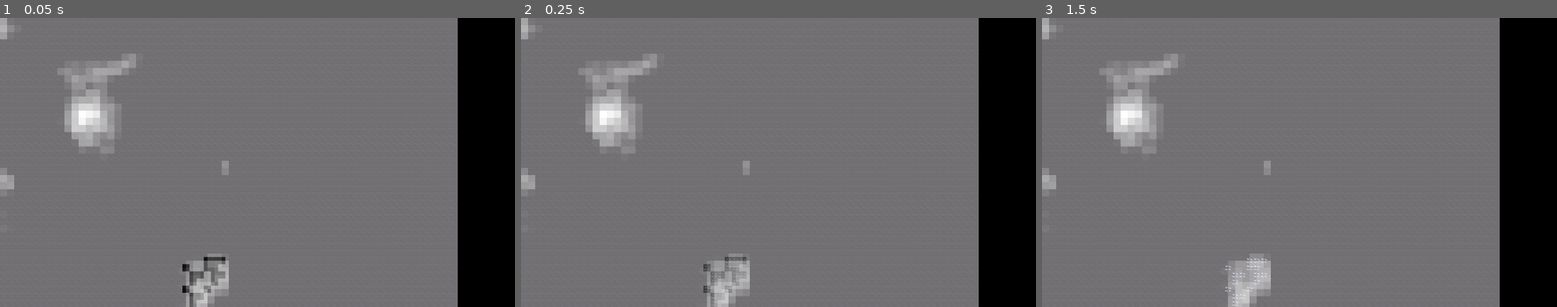
Above: before the commit, frames 1-3 (left to right).
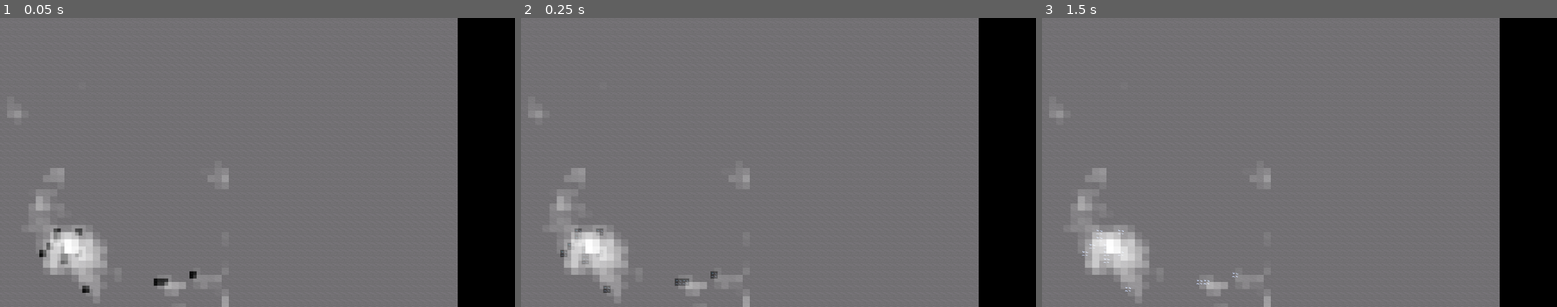
Above: after the commit, the same moments.

Repository: CoolGabrijel/excavator2
Game: Godot game, scene res://scenes/test_ore_gen.tscn
Two runs of this game, one before a commit and one after it. Both use one fixed random seed, a clock stepped at 60 frames per second and the inputs below. This scene is started directly instead of the project's main scene.
Inputs (mouse positions are in pixels of both pictures, inside the frame that each line leads up to):
- Up to frame 1 (0.05 s): no input
- Up to frame 2 (0.25 s): no input
- Up to frame 3 (1.5 s): tap Enter at 0.5 s; move the mouse to (1273, 220) at 0.52 s; hold W (Up) from 0.53 s (still down); click (1273, 220) at 0.67 s; tap Space at 1.25 s; move the mouse to (1454, 205) at 1.27 s; click (1454, 205) at 1.42 s

The runs differ from the first frame. In frame 1, 5.9% of the frame differs, in the area x 0-45%, y 0-100%; in frame 2, 5.9%; in frame 3, 6.1%.

Commit message:
Fix upgrade ordering

Diff:
--- a/ores/Copper.tres
+++ b/ores/Copper.tres
@@ -9,7 +9,7 @@
 colors = PackedColorArray(1, 1, 1, 0, 1, 1, 1, 1)
 
 [sub_resource type="FastNoiseLite" id="FastNoiseLite_i7x3i"]
-seed = -2119977259
+seed = 371145145
 frequency = 0.0855
 
 [sub_resource type="NoiseTexture2D" id="NoiseTexture2D_af3ny"]
@@ -19,7 +19,7 @@
 color_ramp = SubResource("Gradient_ud7q6")
 
 [sub_resource type="Gradient" id="Gradient_dqnxr"]
-offsets = PackedFloat32Array(0.050632913, 0.11392405, 0.6708861)
+offsets = PackedFloat32Array(0.050632913, 0.07, 0.6708861)
 colors = PackedColorArray(1, 1, 1, 0, 1, 1, 1, 1, 1, 1, 1, 0)
 
 [resource]
--- a/ores/Diamond.tres
+++ b/ores/Diamond.tres
@@ -10,7 +10,7 @@
 
 [sub_resource type="FastNoiseLite" id="FastNoiseLite_vnwuv"]
 noise_type = 0
-seed = -502393203
+seed = -861101577
 frequency = 0.4833
 
 [sub_resource type="NoiseTexture2D" id="NoiseTexture2D_22uan"]
--- a/ores/Iron.tres
+++ b/ores/Iron.tres
@@ -10,7 +10,7 @@
 
 [sub_resource type="FastNoiseLite" id="FastNoiseLite_ud7q6"]
 noise_type = 2
-seed = 195727277
+seed = -1118671269
 frequency = 0.1634
 fractal_type = 0
 
--- a/ores/Silver.tres
+++ b/ores/Silver.tres
@@ -9,7 +9,7 @@
 colors = PackedColorArray(1, 1, 1, 0, 1, 1, 1, 1)
 
 [sub_resource type="FastNoiseLite" id="FastNoiseLite_i7x3i"]
-seed = 1225938258
+seed = 1910641345
 frequency = 0.045
 
 [sub_resource type="NoiseTexture2D" id="NoiseTexture2D_af3ny"]
--- a/ores/Uranium.tres
+++ b/ores/Uranium.tres
@@ -10,7 +10,7 @@
 
 [sub_resource type="FastNoiseLite" id="FastNoiseLite_ud7q6"]
 noise_type = 2
-seed = 1706753663
+seed = 1683165932
 frequency = 0.0457
 
 [sub_resource type="NoiseTexture2D" id="NoiseTexture2D_i7x3i"]
--- a/scenes/shop.tscn
+++ b/scenes/shop.tscn
@@ -164,7 +164,30 @@
 theme_override_styles/disabled = SubResource("StyleBoxFlat_m4ofw")
 script = ExtResource("3_8r1wq")
 cost = Dictionary[String, int]({
+"Qapur": 3
+})
+
+[node name="Button6" type="Button" parent="HBoxContainer/StatUpgrades/Fuel"]
+custom_minimum_size = Vector2(23, 0)
+layout_mode = 2
+mouse_default_cursor_shape = 2
+theme_override_styles/normal = SubResource("StyleBoxFlat_y6sft")
+theme_override_styles/disabled = SubResource("StyleBoxFlat_m4ofw")
+script = ExtResource("3_8r1wq")
+cost = Dictionary[String, int]({
 "Qapur": 8
+})
+
+[node name="Button7" type="Button" parent="HBoxContainer/StatUpgrades/Fuel"]
+custom_minimum_size = Vector2(23, 0)
+layout_mode = 2
+mouse_default_cursor_shape = 2
+theme_override_styles/normal = SubResource("StyleBoxFlat_y6sft")
+theme_override_styles/disabled = SubResource("StyleBoxFlat_m4ofw")
+script = ExtResource("3_8r1wq")
+cost = Dictionary[String, int]({
+"Eyerhon": 5,
+"Qapur": 15
 })
 
 [node name="Scanner" parent="HBoxContainer/StatUpgrades" instance=ExtResource("2_1l46r")]
--- a/scripts/stat_upgrade.gd
+++ b/scripts/stat_upgrade.gd
@@ -7,6 +7,12 @@
 @export var pin_button : Button
 
 func _ready() -> void:
+	for child in get_children():
+		if child == pin_button:
+			break
+		elif child is UpgradeButton:
+			child.queue_free()
+
 	move_child(pin_button, get_child_count())
 
 func _process(_delta: float) -> void:
--- a/scripts/upgrade_button.gd
+++ b/scripts/upgrade_button.gd
@@ -10,6 +10,7 @@
 
 func _physics_process(_delta: float) -> void:
 	if get_upgrade_index() > get_child_index():
+		update_tooltip(null)
 		disable_button(shop.style_bought)
 		return
 
@@ -104,7 +105,7 @@
 func get_child_index() -> int:
 	var index : int = 0
 	for child in get_parent().get_children():
-		if child is Button:
+		if child is UpgradeButton:
 			if child == self:
 				return index
 			index += 1
